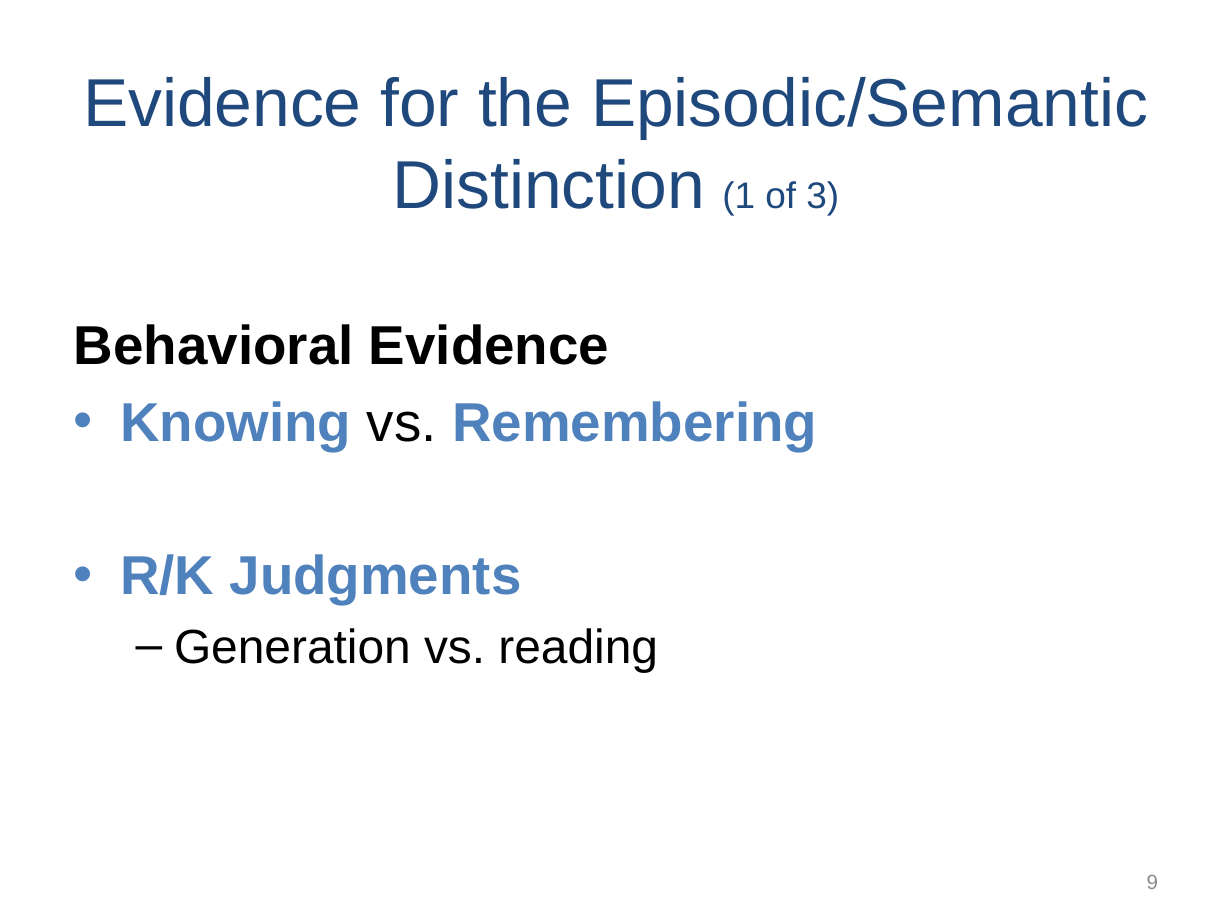
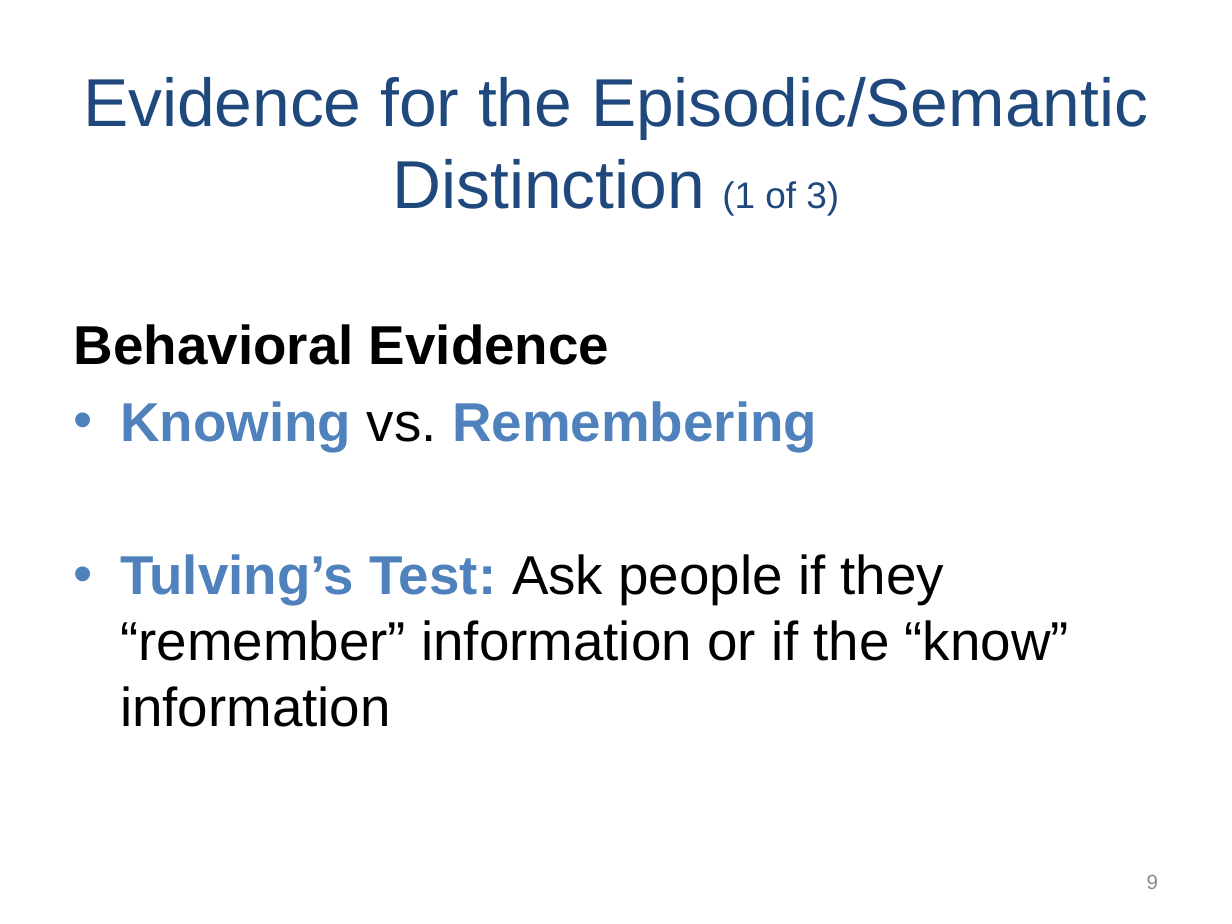
Before and after one commit to npm27/Teaching-Materials, a slide deck: slide 9 of Memory/Slides/Chapter 4.PPTX. Drawn at 1232x924 pixels with LibreOffice and Linux fonts; fonts in the diff are those of the drawing. Boxes give left, top, right and bottom in pixels: in the first picture for what was removed or moved away, otherwise in the second. Text is boxed around its words. In the diff, an @@ line names an element or a change of style, - is before the commit and + after.

```diff
--- a/Memory/Slides/Chapter 4.PPTX
+++ b/Memory/Slides/Chapter 4.PPTX
@@ text at <box>120,554,1069,727</box>: text changed; size 28 to 32 pt @@
-• R/K Judgments
-  – Generation vs. reading
+• Tulving’s Test: Ask people if they “remember” information or if the “know” information
```
Also in this commit, not shown: 6 other slides changed.
